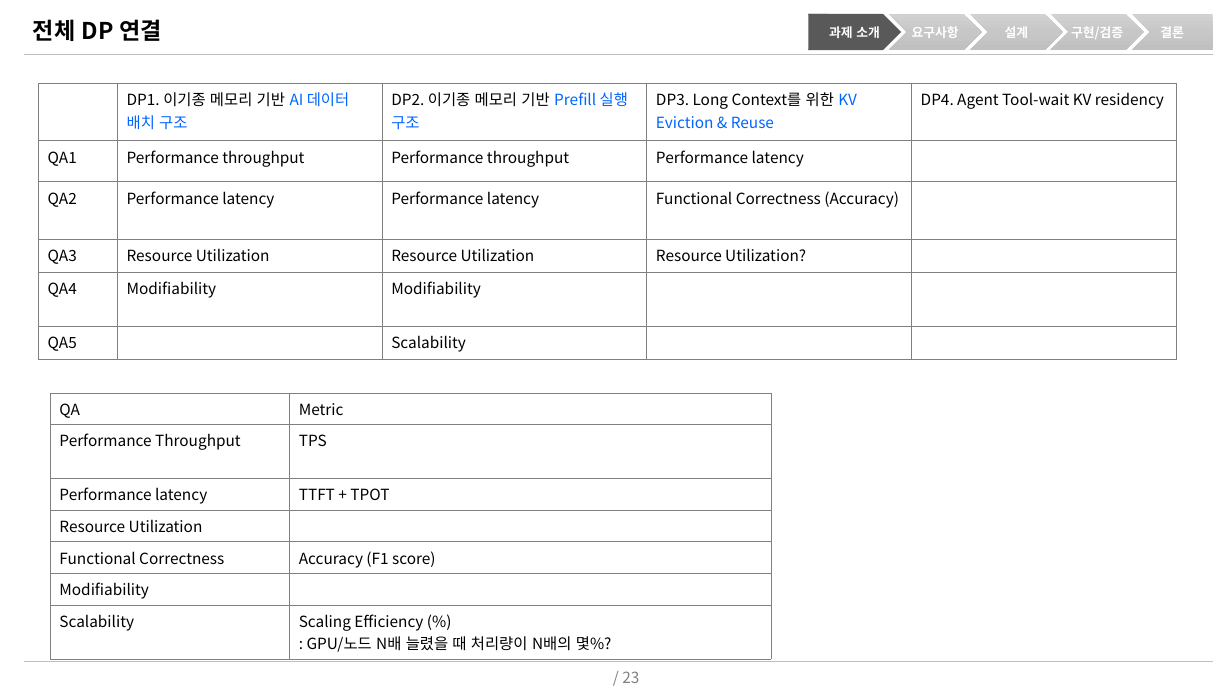
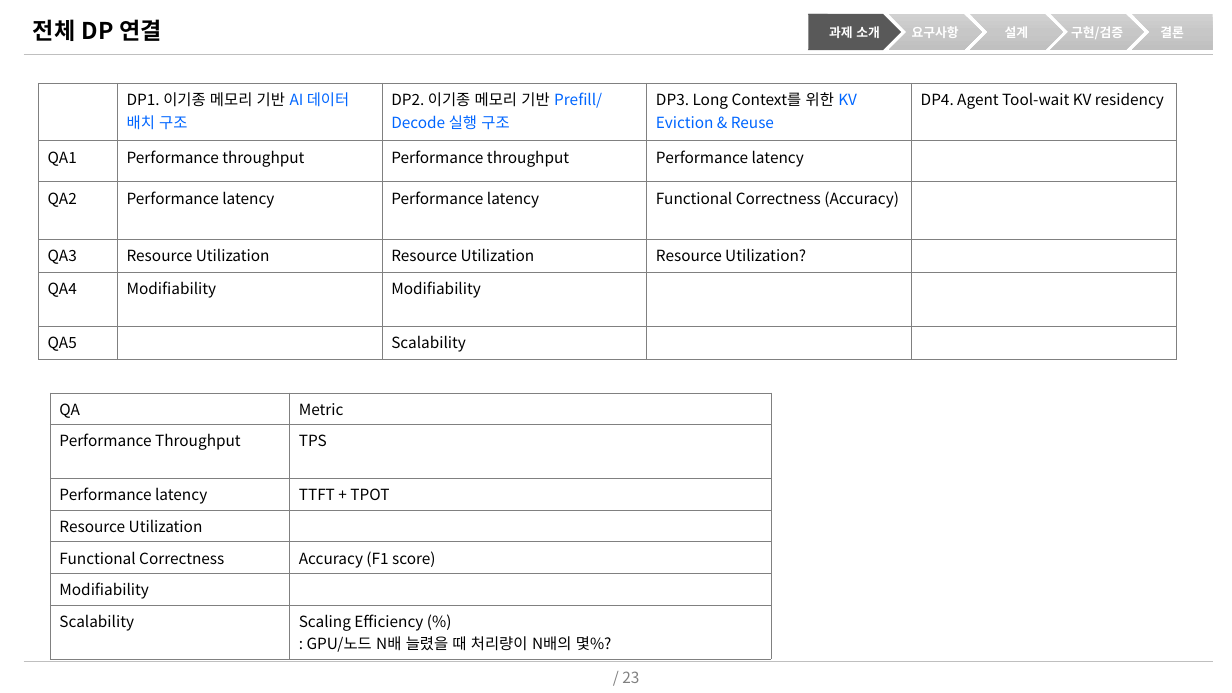
Before and after one commit to mkim0628/vllm, a slide deck: slide 1 of doc-mk/DP1/DP-memory-backend-if.pptx. Drawn at 1232x693 pixels with LibreOffice and Linux fonts; fonts in the diff are those of the drawing. Boxes give left, top, right and bottom in pixels: in the first picture for what was removed or moved away, otherwise in the second. Text is boxed around its words. In the diff, an @@ line names an element or a change of style, - is before the commit and + after.

```diff
--- a/doc-mk/DP1/DP-memory-backend-if.pptx
+++ b/doc-mk/DP1/DP-memory-backend-if.pptx
@@ table at <box>39,83,1175,356</box> @@
-row 1, column 3: DP2. 이기종 메모리 기반 Prefill 실행 구조
+row 1, column 3: DP2. 이기종 메모리 기반 Prefill/Decode 실행 구조
```
Also in this commit, not shown: 5 other slides changed, 3 other files.
